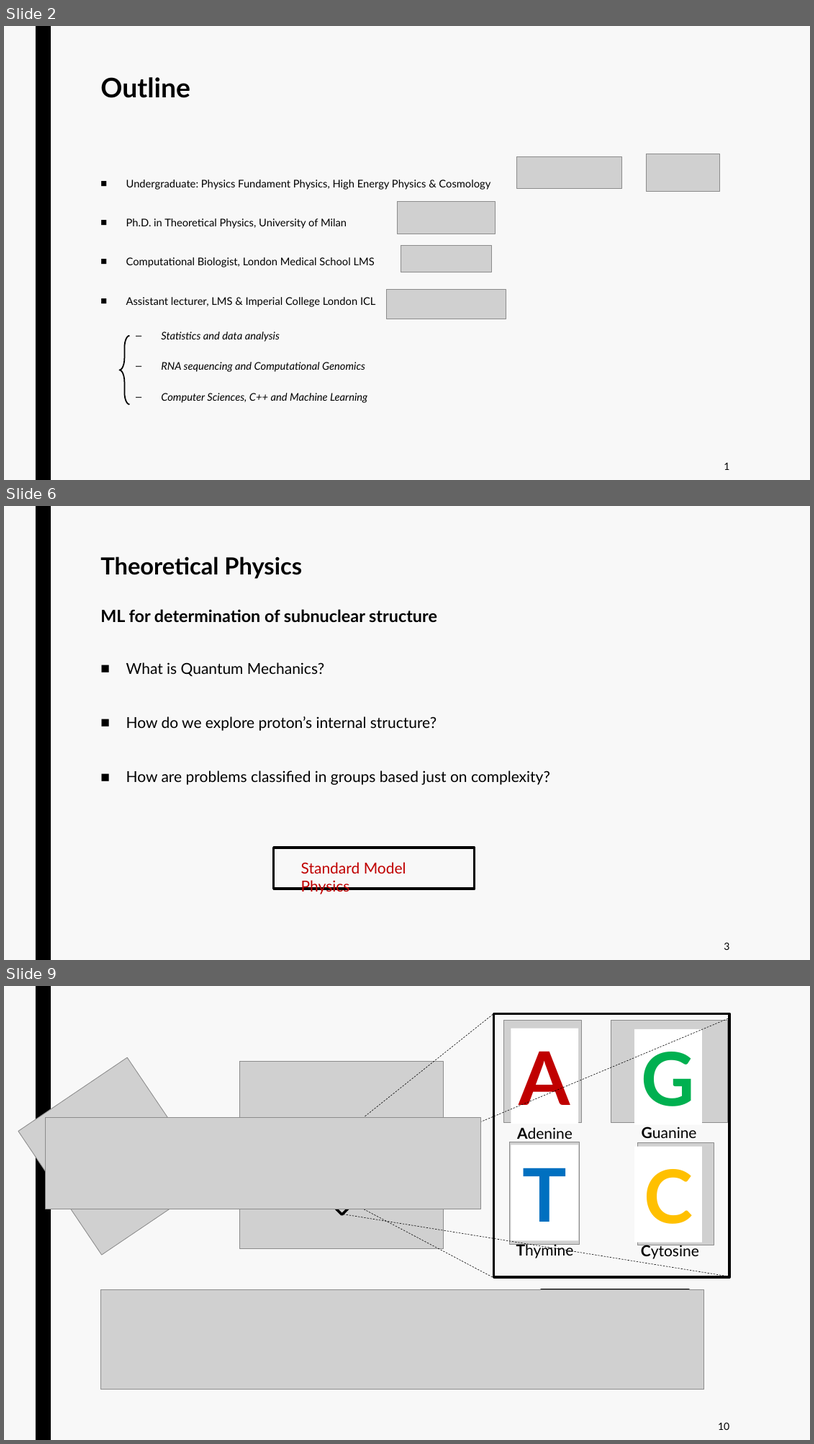
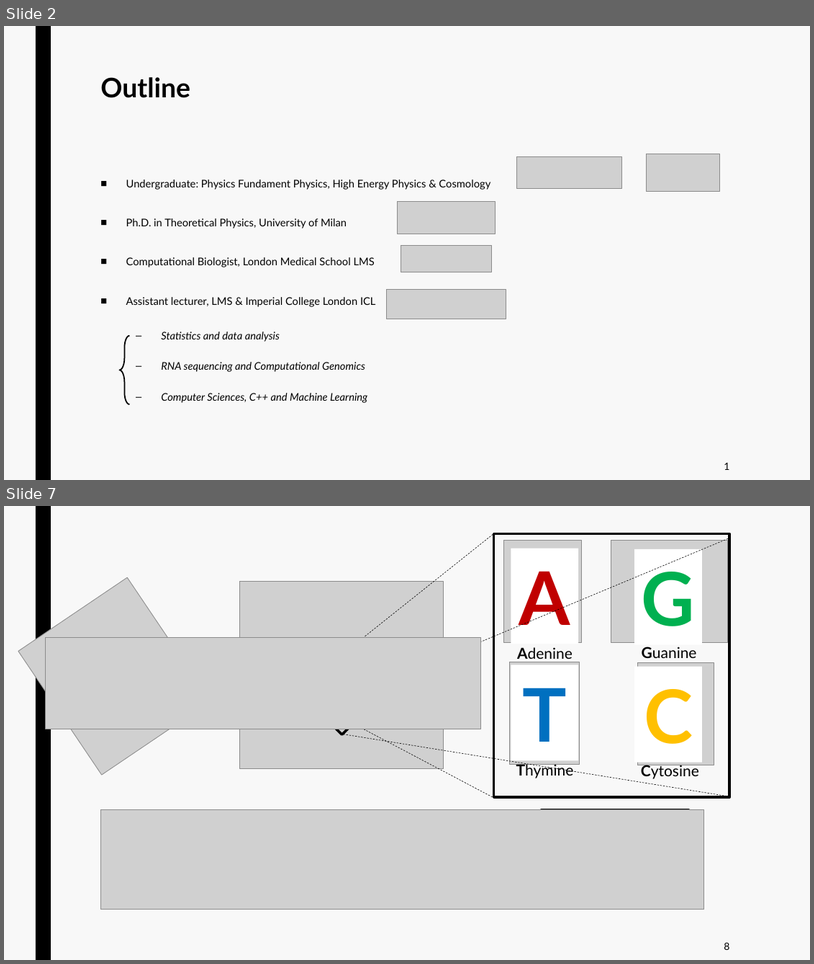
Before and after one commit to jurtasun/presentations, a slide deck: 202306_CRG_Postdoc/230623_GRG_Postdoc.ppt. Shown one above the other, each under a label of ours: slides 2, 6 and 9 before the commit, slides 2 and 7 after it; the slides between them are not shown. The pictures are 814x1444 and 814x964 pixels, drawn with LibreOffice and Linux fonts; fonts in the diff are those of the drawing; grey boxes stand for pictures. Boxes give left, top, right and bottom in pixels: in the first picture for what was removed or moved away, otherwise in the second. Text is boxed around its words. In the diff, an @@ line names an element or a change of style, - is before the commit and + after.

```diff
--- a/202306_CRG_Postdoc/230623_GRG_Postdoc.ppt
+++ b/202306_CRG_Postdoc/230623_GRG_Postdoc.ppt
@@ slide 6 removed at box(4, 506, 810, 960), background #F8F8F8; not listed: 1 template element that a slide beside it also shows @@
@@ title removed at box(100, 556, 437, 623) @@
-Theoretical Physics
-ML for determination of subnuclear structure
@@ text removed at box(126, 662, 550, 785) @@
-■ What is Quantum Mechanics?
-■ How do we explore proton’s internal structure?
-■ How are problems classified in groups based just on complexity?
@@ rectangle removed at box(274, 847, 475, 888) @@
@@ text removed at box(301, 862, 406, 894) @@
-Standard Model Physics
@@ text removed at box(724, 942, 730, 950) @@
-3
@@ what was slide 9 is now slide 7 @@
@@ page number at box(724, 942, 730, 950): text changed @@
-10
+8
```
Also in this commit, not shown: 5 slides changed, 1 other slide removed, 2 other files.
